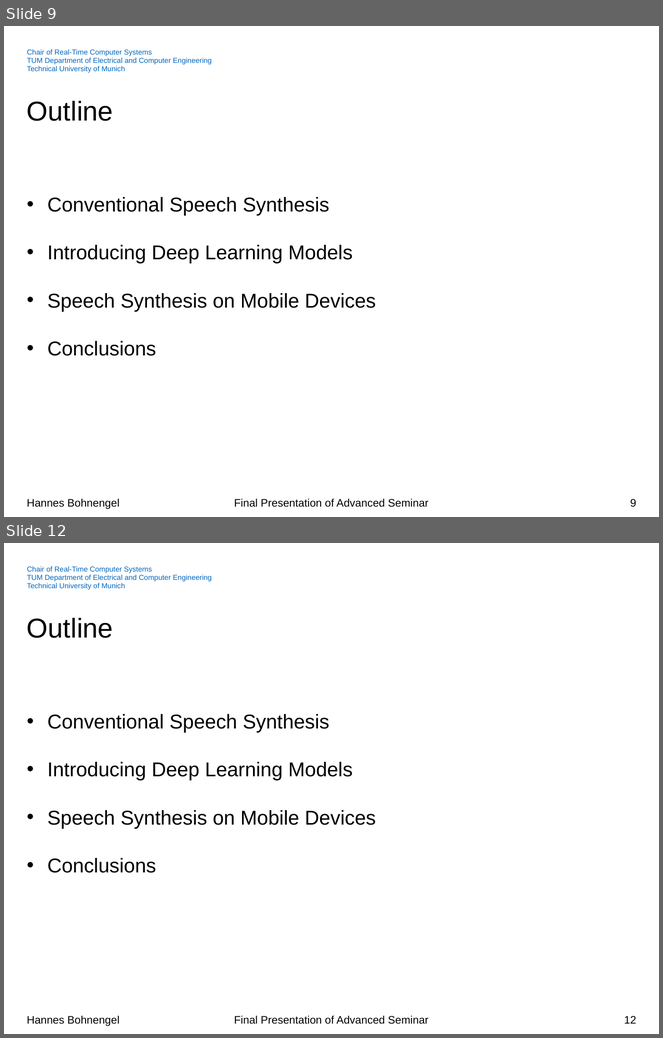
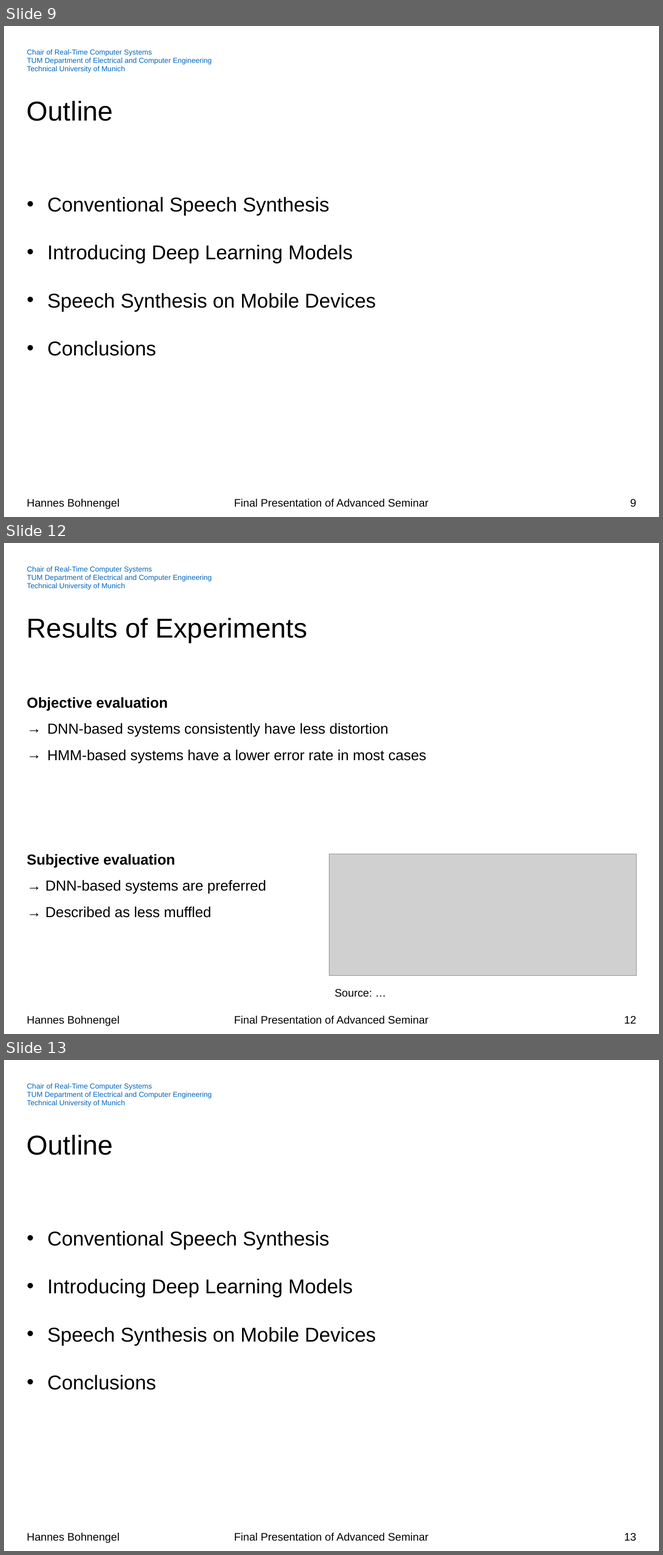
Before and after one commit to hannesb0/deeplearning, a slide deck: pres/Final_Presentation_V02.pptx. Shown one above the other, each under a label of ours: slides 9 and 12 before the commit, slides 9, 12 and 13 after it; the slides between them are not shown. The pictures are 663x1038 and 663x1555 pixels, drawn with LibreOffice and Linux fonts; fonts in the diff are those of the drawing; grey boxes stand for pictures; background and template pictures are left out. Boxes give left, top, right and bottom in pixels: in the first picture for what was removed or moved away, otherwise in the second. Text is boxed around its words. In the diff, an @@ line names an element or a change of style, - is before the commit and + after.

```diff
--- a/pres/Final_Presentation_V02.pptx
+++ b/pres/Final_Presentation_V02.pptx
@@ slide 12 added at [4,543,659,1034], background #FFFFFF; not listed: 3 template elements that a slide beside it also shows @@
@@ title added at [27,618,308,643], 30 pt, text #000000 @@
+Results of Experiments
@@ text added at [27,697,426,918], 16 pt, text #000000 @@
+Objective evaluation
+→ DNN-based systems consistently have less distortion
+→ HMM-based systems have a lower error rate in most cases
+Subjective evaluation
+→ DNN-based systems are preferred
+→ Described as less muffled
@@ picture added at [330,854,637,976] @@
@@ text added at [335,989,372,997], 12 pt, text #000000 @@
+Source: …
@@ page number added at [624,1016,636,1024], 12 pt, text #000000 @@
+12
@@ what was slide 12 is now slide 13 @@
@@ page number at [624,1533,636,1542]: text changed @@
-12
+13
```
Also in this commit, not shown: 7 slides changed, 4 other slides added, 8 slides removed.
